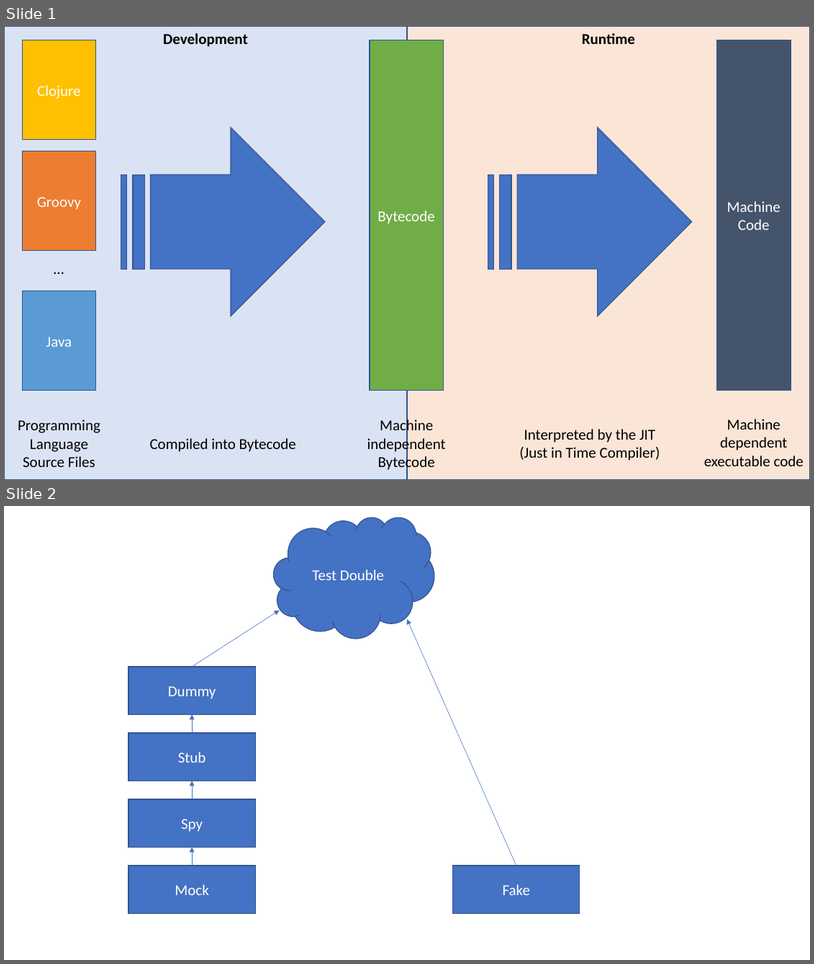
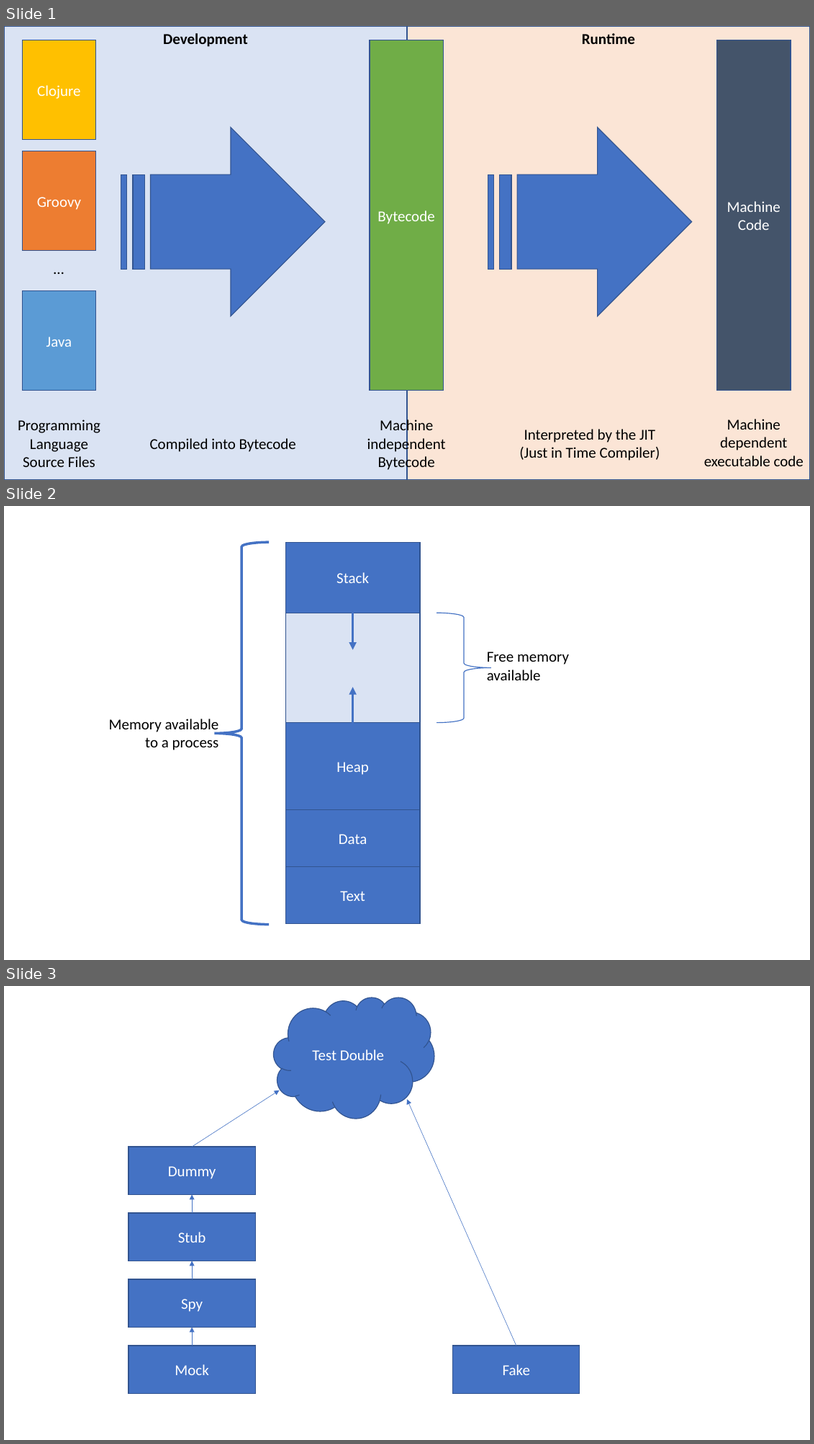
Before and after one commit to albertattard/java-boot-camp, a slide deck: assets/images/Images.pptx. Shown one above the other, each under a label of ours: slides 1 and 2 before the commit, slides 1, 2 and 3 after it. The pictures are 814x964 and 814x1444 pixels, drawn with LibreOffice and Linux fonts; fonts in the diff are those of the drawing. Boxes give left, top, right and bottom in pixels: in the first picture for what was removed or moved away, otherwise in the second. Text is boxed around its words. In the diff, an @@ line names an element or a change of style, - is before the commit and + after.

Commit message:
Add stack & heap examples

```diff
--- a/assets/images/Images.pptx
+++ b/assets/images/Images.pptx
@@ slide 2 added at (4, 506, 810, 960), background #FFFFFF @@
@@ left brace added at (214, 542, 269, 924), outline #4472C4 3 pt @@
@@ rectangle added at (286, 542, 421, 924), fill #DAE3F3, outline #325491 1 pt @@
@@ rectangle added at (286, 542, 421, 613), fill #4472C4, outline #325491 1 pt, 18 pt, text #FFFFFF @@
+Stack
@@ arrow added from (353, 613) to (353, 650), #4472C4 3 pt @@
@@ left brace added at (437, 613, 491, 722), outline #4472C4 1 pt @@
@@ text added at (487, 651, 569, 680), 18 pt, text #000000 @@
+Free memory available
@@ arrow added from (353, 723) to (353, 687), #4472C4 3 pt @@
@@ text added at (109, 718, 219, 750), 18 pt, text #000000 @@
+Memory available to a process
@@ rectangle added at (286, 723, 421, 810), fill #4472C4, outline #325491 1 pt, 18 pt, text #FFFFFF @@
+Heap
@@ rectangle added at (286, 810, 421, 867), fill #4472C4, outline #325491 1 pt, 18 pt, text #FFFFFF @@
+Data
@@ rectangle added at (286, 867, 421, 924), fill #4472C4, outline #325491 1 pt, 18 pt, text #FFFFFF @@
+Text
@@ what was slide 2 is now slide 3 @@
```
Also in this commit, not shown: 5 other files.
